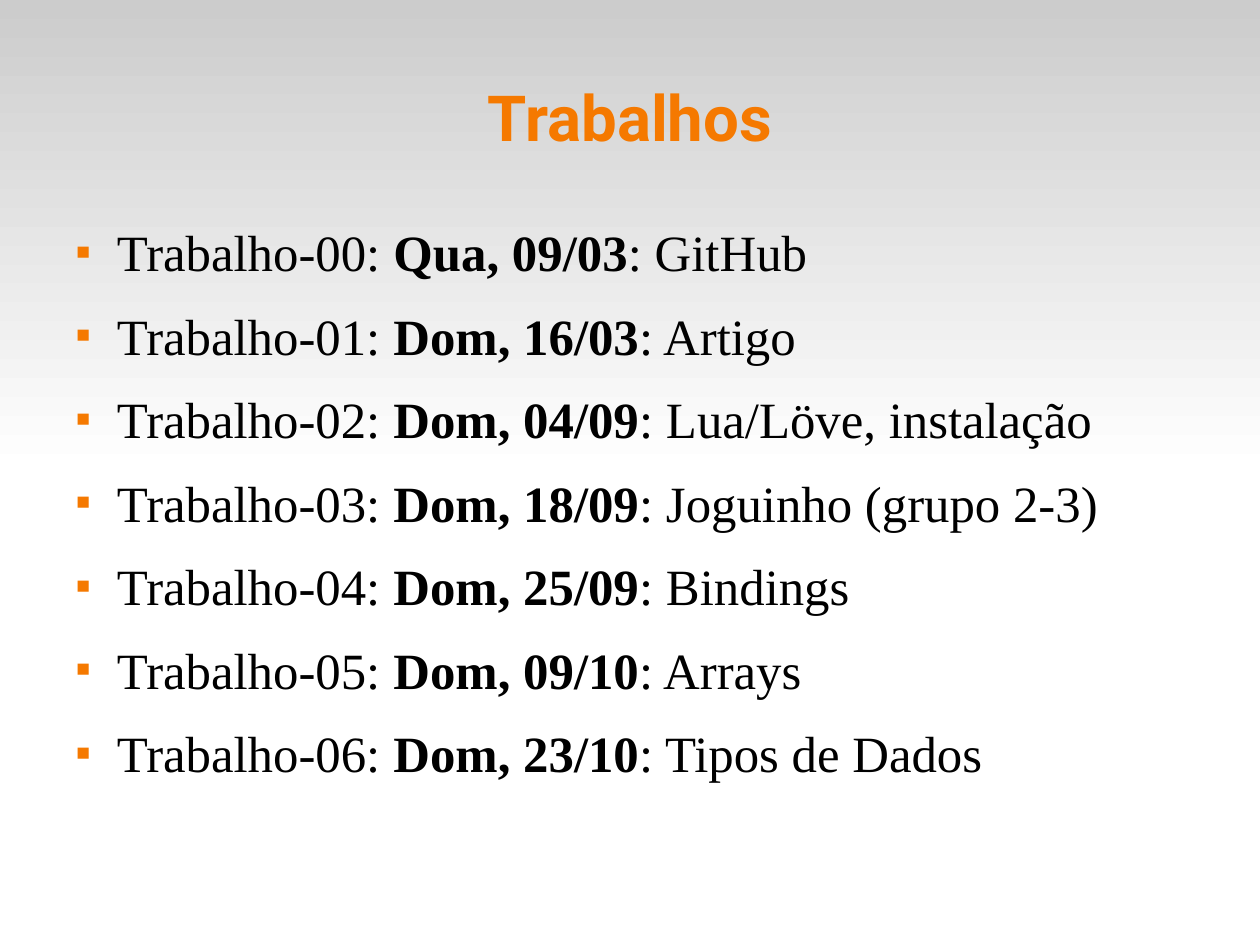
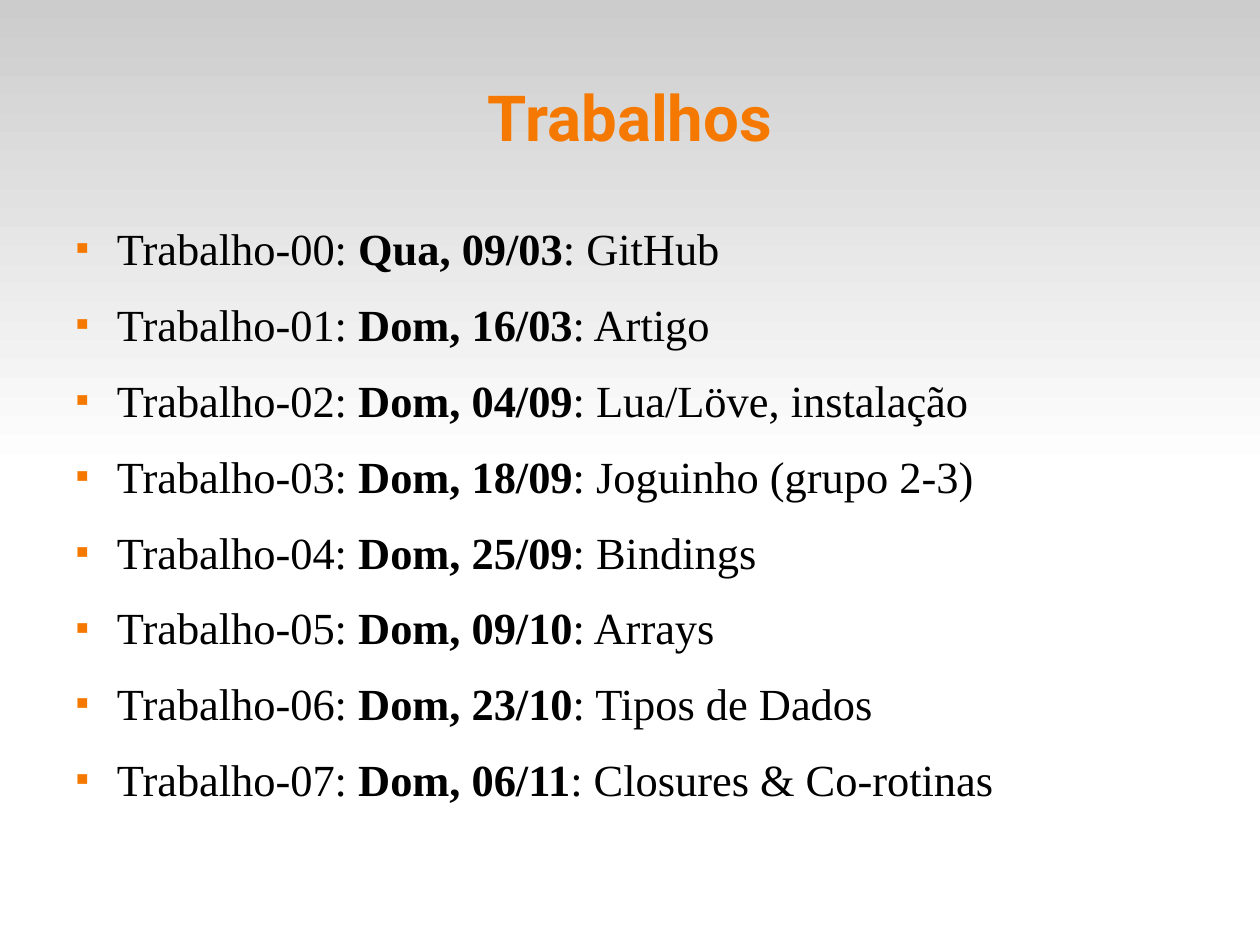
Before and after one commit to fsantanna-uerj/EDL, a slide deck: slide 4 of slides/edl-00.odp. Drawn at 1260x945 pixels with LibreOffice and Linux fonts; fonts in the diff are those of the drawing. Boxes give left, top, right and bottom in pixels: in the first picture for what was removed or moved away, otherwise in the second. Text is boxed around its words. In the diff, an @@ line names an element or a change of style, - is before the commit and + after.

```diff
--- a/slides/edl-00.odp
+++ b/slides/edl-00.odp
@@ text at <box>117,234,973,729</box>: size 32 to 28 pt in "Trabalho-00: Qua, 09/03: GitHub", "Trabalho-01: Dom, 16/03: Artigo", "Trabalho-02: Dom, 04/09: Lua/Löve, instalação", "Trabalho-03: Dom, 18/09: Joguinho (grupo 2-3)" and 3 more places @@
@@ text at <box>117,765,993,803</box>: paragraph added @@
+■ Trabalho-07: Dom, 06/11: Closures & Co-rotinas
```
Also in this commit, not shown: 1 other slide changed, 11 other files.
